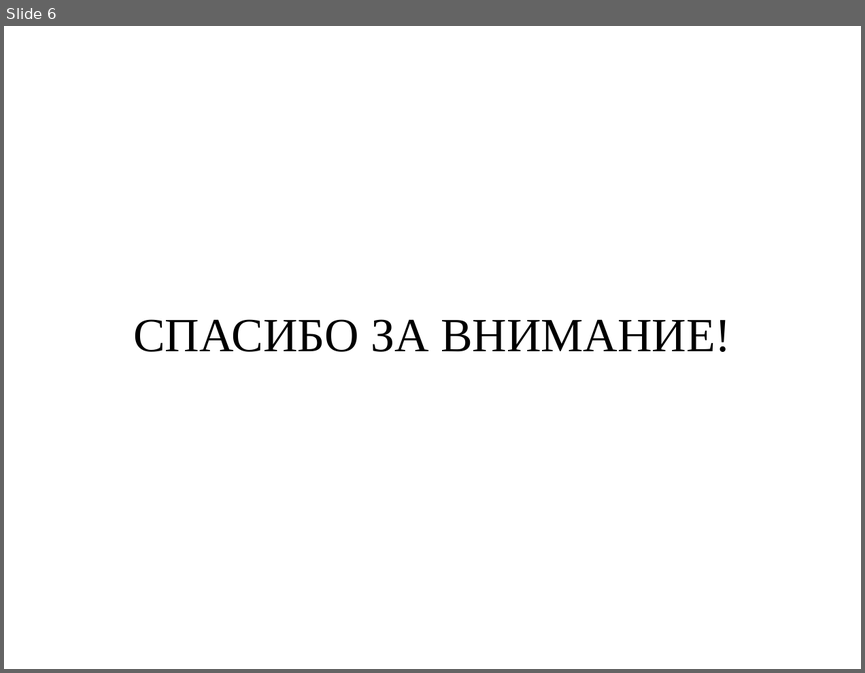
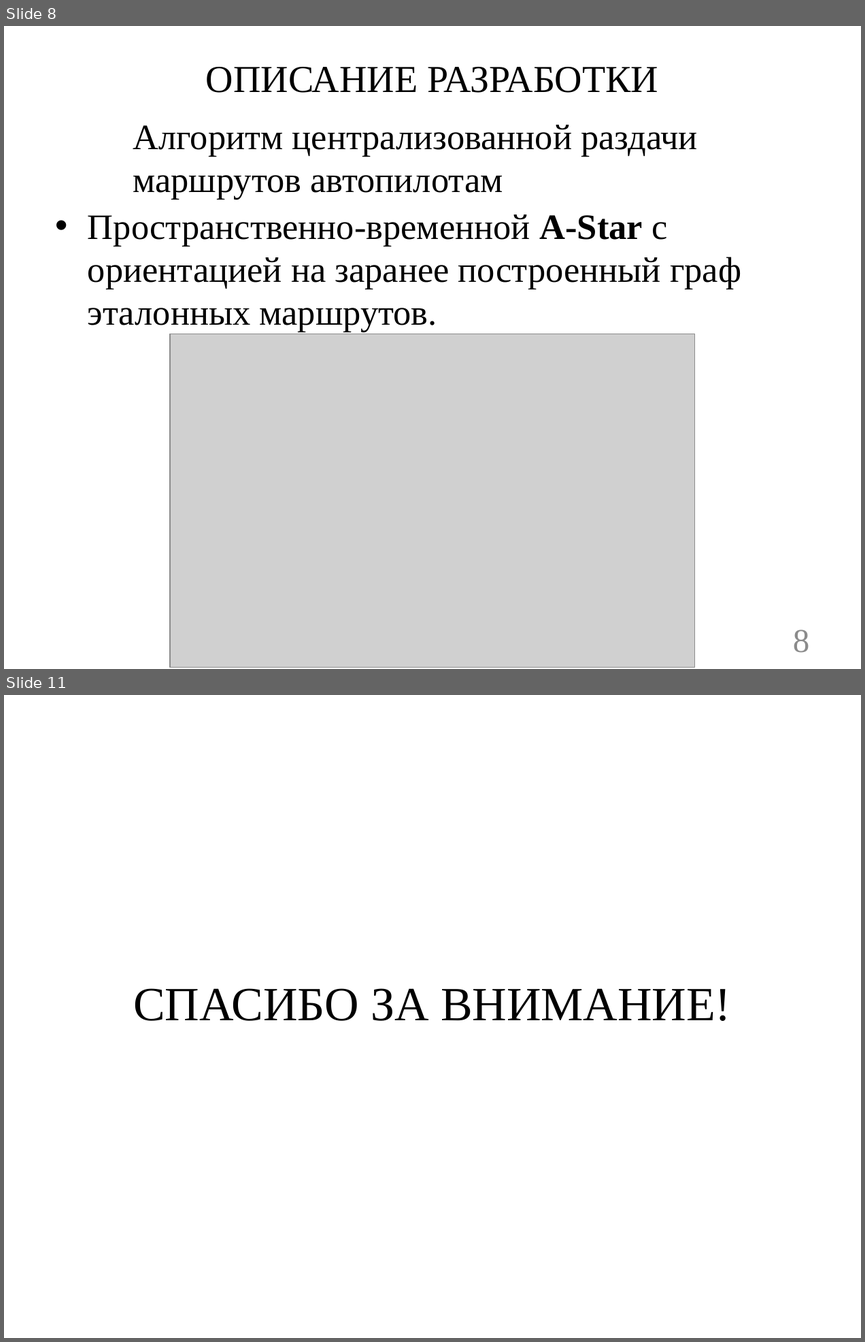
Before and after one commit to GeorgiaFrankinStain/Centralized_Control_of_Autopilots_diploma, a slide deck: _legal_documentation/преддипломная практика/TimofeevDA.pptx. Shown one above the other, each under a label of ours: slide 6 before the commit, slides 8 and 11 after it; the slides between them are not shown. The pictures are 865x673 and 865x1342 pixels, drawn with LibreOffice and Linux fonts; fonts in the diff are those of the drawing; grey boxes stand for pictures; background and template pictures are left out. Boxes give left, top, right and bottom in pixels: in the first picture for what was removed or moved away, otherwise in the second. Text is boxed around its words. In the diff, an @@ line names an element or a change of style, - is before the commit and + after.

```diff
--- a/_legal_documentation/преддипломная практика/TimofeevDA.pptx
+++ b/_legal_documentation/преддипломная практика/TimofeevDA.pptx
@@ slide 8 added at (x1=4, y1=26, x2=861, y2=669), background #FFFFFF @@
@@ title added at (x1=206, y1=67, x2=658, y2=93), 32 pt, text #000000 @@
+ОПИСАНИЕ РАЗРАБОТКИ
@@ text added at (x1=133, y1=125, x2=698, y2=199), 30 pt, text #000000 @@
+Алгоритм централизованной раздачи маршрутов автопилотам
@@ text added at (x1=88, y1=214, x2=741, y2=331), 30 pt, text #000000 @@
+• Пространственно-временной A-Star с ориентацией на заранее построенный граф эталонных маршрутов.
@@ picture added at (x1=170, y1=333, x2=695, y2=667) @@
@@ page number added at (x1=793, y1=629, x2=810, y2=652), 28 pt, text #8C8C8C @@
+8
@@ what was slide 6 is now slide 11 @@
```
Also in this commit, not shown: 4 slides changed, 5 other slides added, 1 slide removed, 27 other files.
